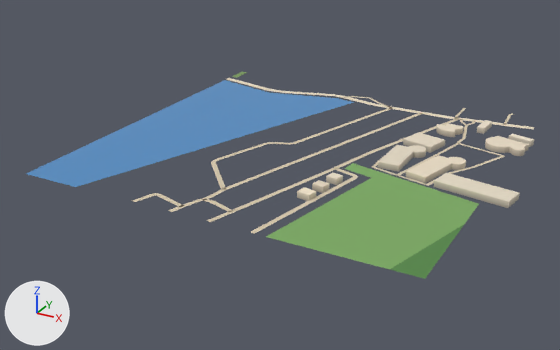
Renders of the glTF model public/assets/bengaluru-region-v1/tiles/t28_-15-l0.glb from each side of a commit.
Both versions are drawn from a 50 mm lens placed at (14680.0, -8102.0, 374.0), pointed at (14232.0, -7288.0, -33.0). The axes (+X, +Y, +Z) are drawn at lower left. The lights are the same throughout. The first picture is the older version. Vertices at exactly the same position are counted once.

Objects in the first picture: 'building', 'ground', 'water'.
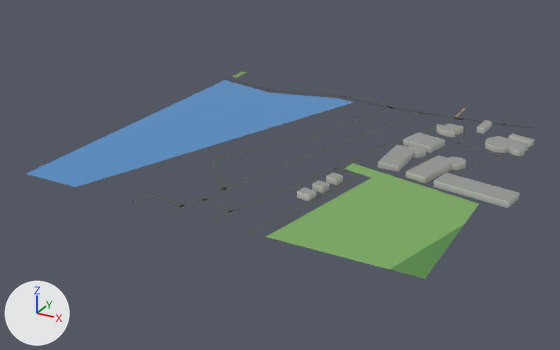
Boxes [x1, y1, x2, y2] around the edits, measured in the pictures (560 x 350 px; the box of a moved part takes in the faces that stretch with it):
part 1 of me_building, recoloured (darker): [297, 120, 534, 208] in both
part 2 of me_ground, rebuilt: [227, 78, 534, 129] in both
part 3 of me_ground, moved or reshaped: [132, 166, 436, 234] in both
part 4 of me_ground, recoloured: [155, 96, 511, 212] in both

The edits, one by one:
me_building is used by ob_building; location (14000.0, -7500.0, 0.0).
me_building had 226 vertices, 313 faces and spanned x 316.0..535.0, y 96.0..435.0, z 0.0..8.0.
me_building now has 226 vertices, 400 faces and spans x 316.0..535.0, y 96.0..435.0, z 0.0..8.0.
me_building part 1: 313 kept faces spanning x 316.0..535.0, y 96.0..435.0, z 0.0..8.0 get new vertex colours.
Edits to the shape of me_building do not show in these pictures.
me_ground is used by ob_ground; location (14000.0, -7500.0, 0.0).
me_ground had 366 vertices, 367 faces and spanned x -1.0..501.0, y -1.0..501.0, z 1.0.
me_ground now has 368 vertices, 369 faces and spans x 0.0..500.0, y 0.0..500.0, z 1.0.
me_ground part 2: the loose piece of 50 vertices spanning x -1.0..501.0, y 425.0..459.0, z 1.0 is rebuilt with 50 vertices and now spans x 0.0..500.0, y 427.0..458.0, z 1.0.
Part 3, on me_ground:
12 vertices are removed from x 160.0..472.0, y -1.0..234.0, z 1.0.
16 faces are deleted.
13 vertices move from x 210.0..435.0, y 1.0..210.0, z 1.0 to x 216.0..435.0, y 0.0..211.0, z 1.0.
14 vertices are added at x 160.0..476.0, y 0.0..234.0, z 1.0.
18 new faces join them.
me_ground part 4: 174 kept faces spanning x 172.0..491.0, y 0.0..493.0, z 1.0 get new vertex colours; the middle colour goes from beige #d7c9ae to dark grey #535556.
Other edits to the shape of me_ground do not show in these pictures.
